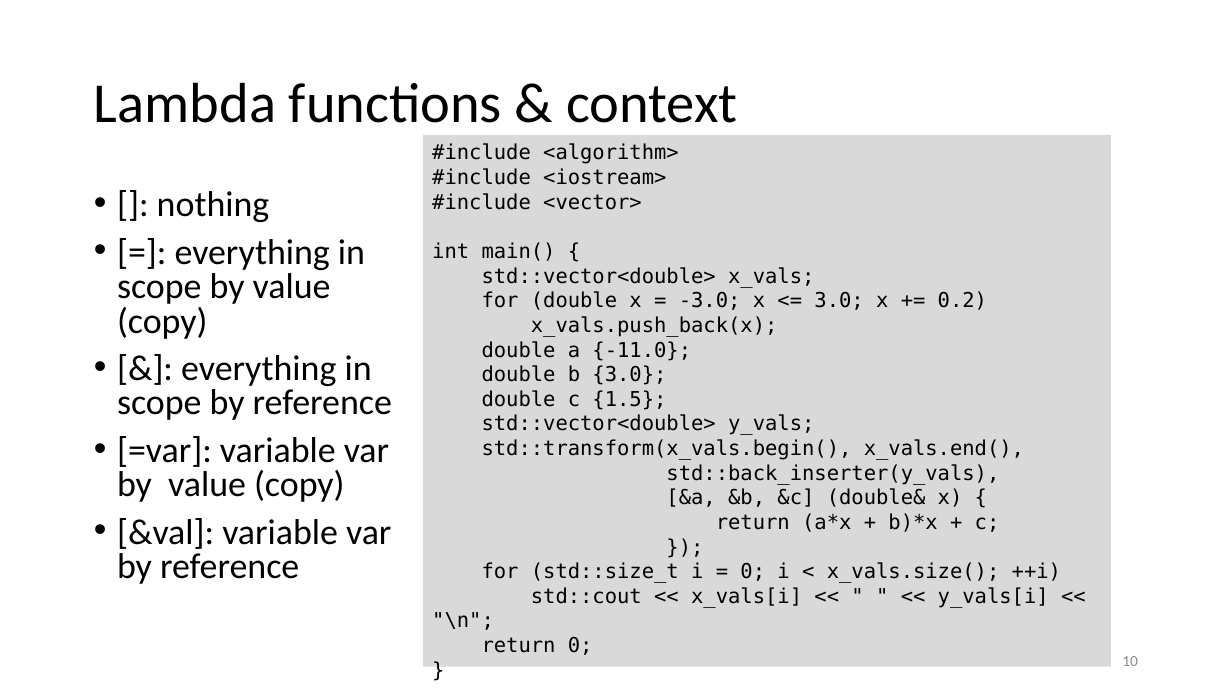
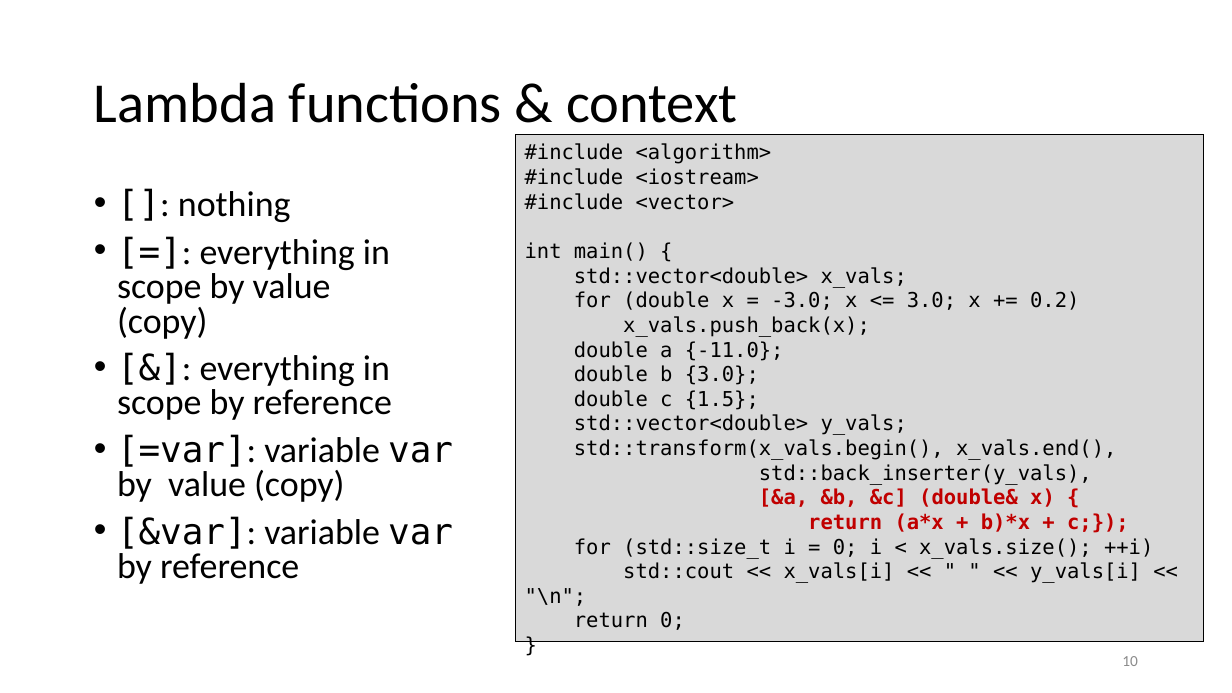
Before and after one commit to gjbex/training-material, a slide deck: slide 10 of CPlusPlus/Tbb/tbb.pptx. Drawn at 1232x693 pixels with LibreOffice and Linux fonts; fonts in the diff are those of the drawing. Boxes give left, top, right and bottom in pixels: in the first picture for what was removed or moved away, otherwise in the second. Text is boxed around its words. In the diff, an @@ line names an element or a change of style, - is before the commit and + after.

```diff
--- a/CPlusPlus/Tbb/tbb.pptx
+++ b/CPlusPlus/Tbb/tbb.pptx
@@ rectangle "#include <algorithm>" resized from (x1=423, y1=135, x2=1111, y2=667) to (x1=516, y1=135, x2=1203, y2=642) @@
@@ rectangle "#include <algorithm>" at (x1=516, y1=135, x2=1203, y2=642): outline none to #000000 0.75 pt @@
@@ text at (x1=117, y1=191, x2=453, y2=502): font Calibri to DejaVu Sans Mono in "[]:", "[=]:", "[&]:", "[=var]: var" @@
@@ text in rectangle at (x1=759, y1=488, x2=1055, y2=507): text colour #000000 to #C00000, bold on in "[&a, &b, &c] (double& x) {" @@
@@ text at (x1=117, y1=516, x2=453, y2=584): text changed @@
-• [&val]: variable var
-  by reference
+• [&var]: variable var
+  by reference
@@ text in rectangle at (x1=808, y1=513, x2=1129, y2=533): text changed; text colour #000000 to #C00000; bold on @@
-return (a*x + b)*x + c;
-});
+return (a*x + b)*x + c;});
```
Also in this commit, not shown: 5 other slides changed, 3 slides added.
